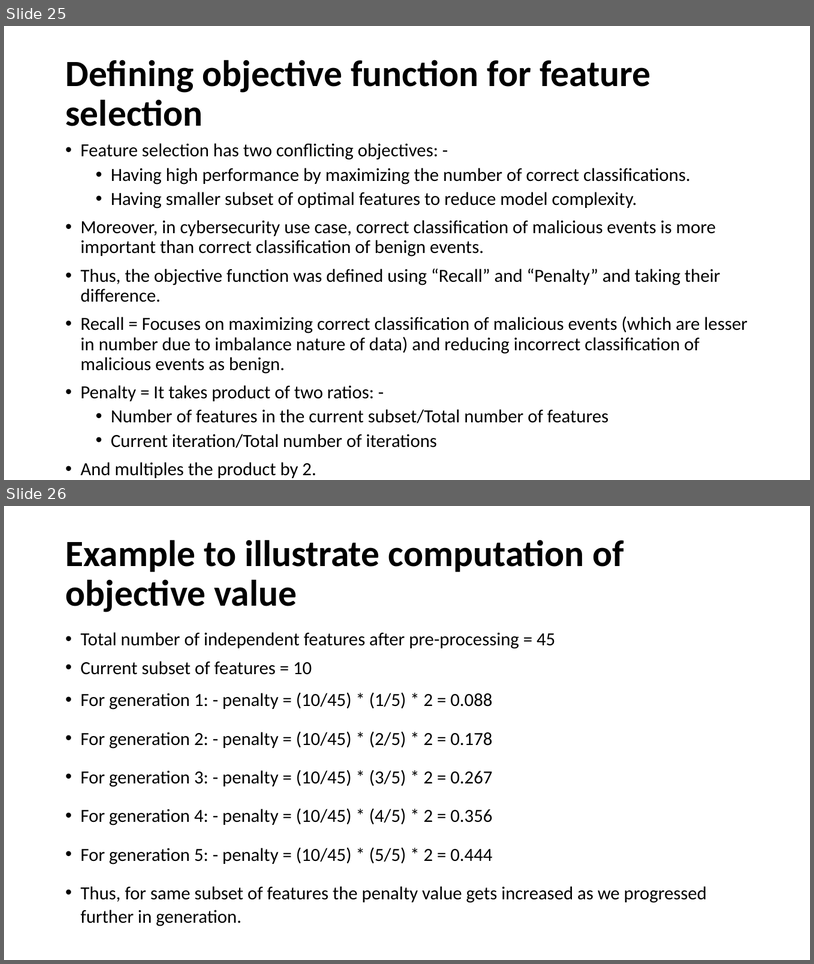
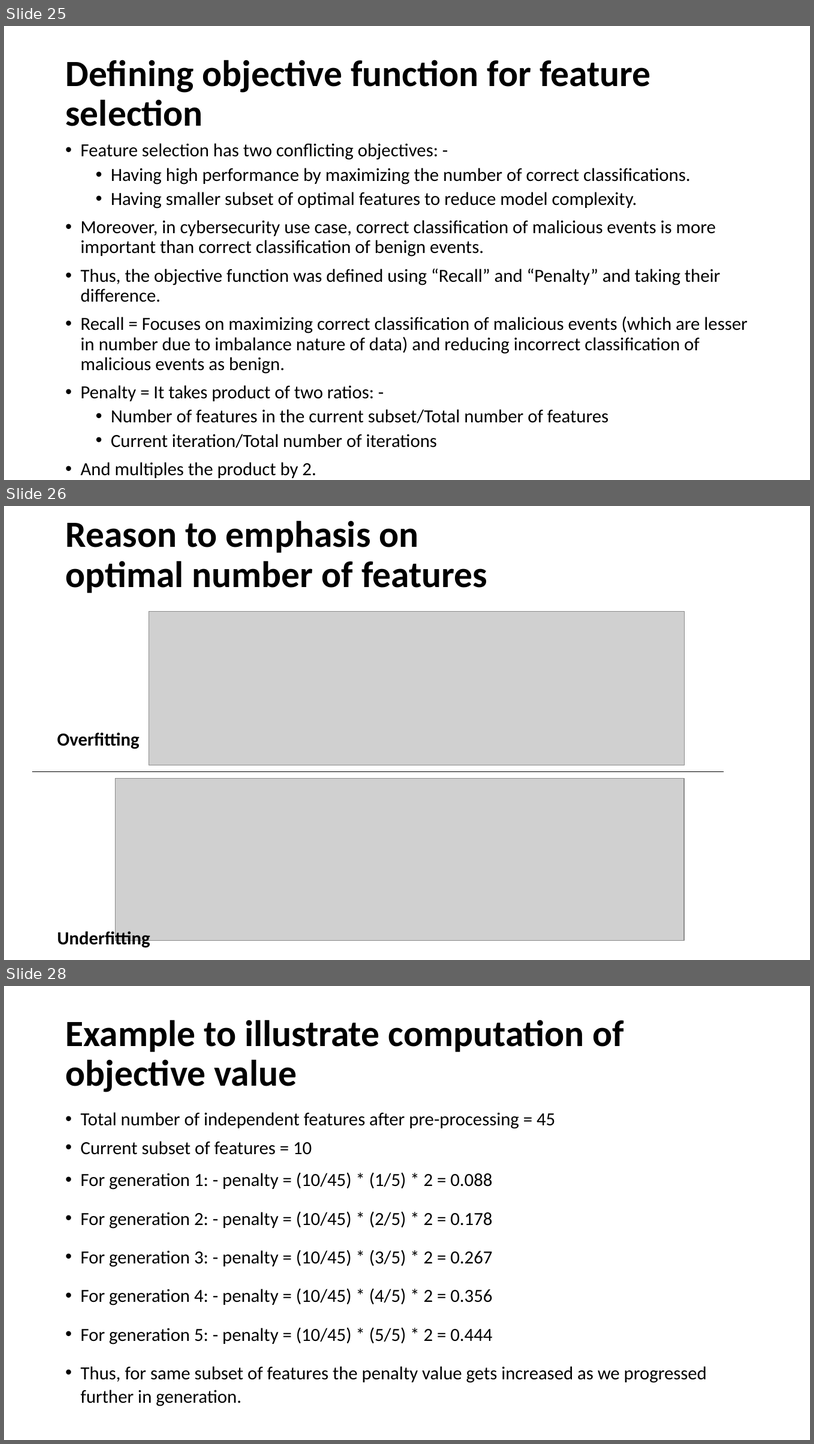
Before and after one commit to taruchit/BITS_dissertation, a slide deck: Documentation/Final_document/To Establish Baseline for Threat Detection.pptx. Shown one above the other, each under a label of ours: slides 25 and 26 before the commit, slides 25, 26 and 28 after it; the slides between them are not shown. The pictures are 814x964 and 814x1444 pixels, drawn with LibreOffice and Linux fonts; fonts in the diff are those of the drawing; grey boxes stand for pictures. Boxes give left, top, right and bottom in pixels: in the first picture for what was removed or moved away, otherwise in the second. Text is boxed around its words. In the diff, an @@ line names an element or a change of style, - is before the commit and + after.

```diff
--- a/Documentation/Final_document/To Establish Baseline for Threat Detection.pptx
+++ b/Documentation/Final_document/To Establish Baseline for Threat Detection.pptx
@@ slide 26 added at (4,506,810,960), background #FFFFFF @@
@@ title added at (65,520,488,593), 44 pt, text #000000, bold @@
+Reason to emphasis on
+optimal number of features
@@ picture added at (149,611,685,765) @@
@@ text added at (57,732,140,749), 22 pt, text #000000, bold @@
+Overfitting
@@ line added from (32, 772) to (725, 772), #000000 1 pt @@
@@ picture added at (116,778,684,940) @@
@@ text added at (57,928,150,948), 22 pt, text #000000, bold @@
+Underfitting
@@ what was slide 26 is now slide 28 @@
```
Also in this commit, not shown: 6 slides changed, 44 other slides added.
